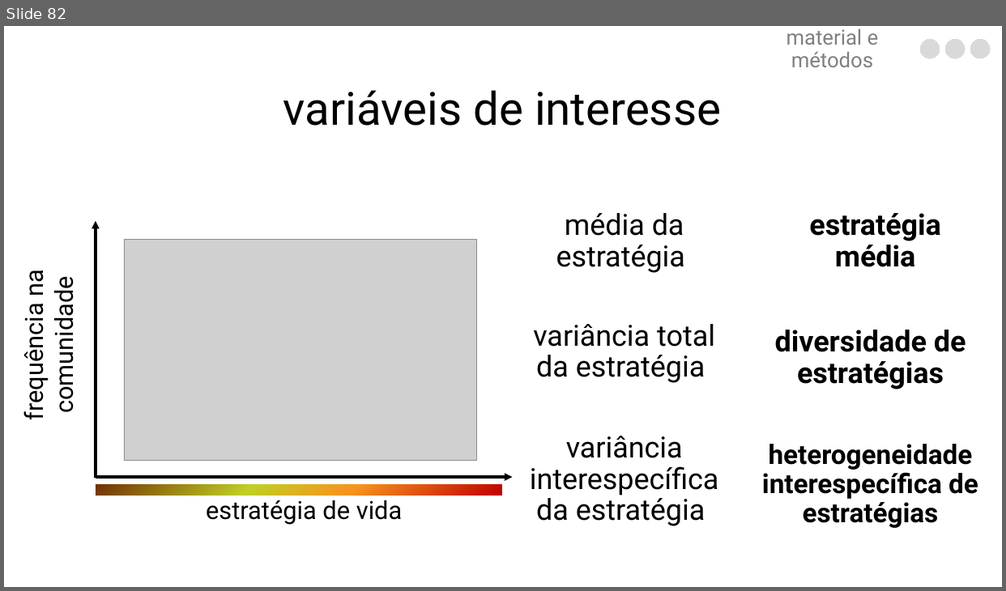
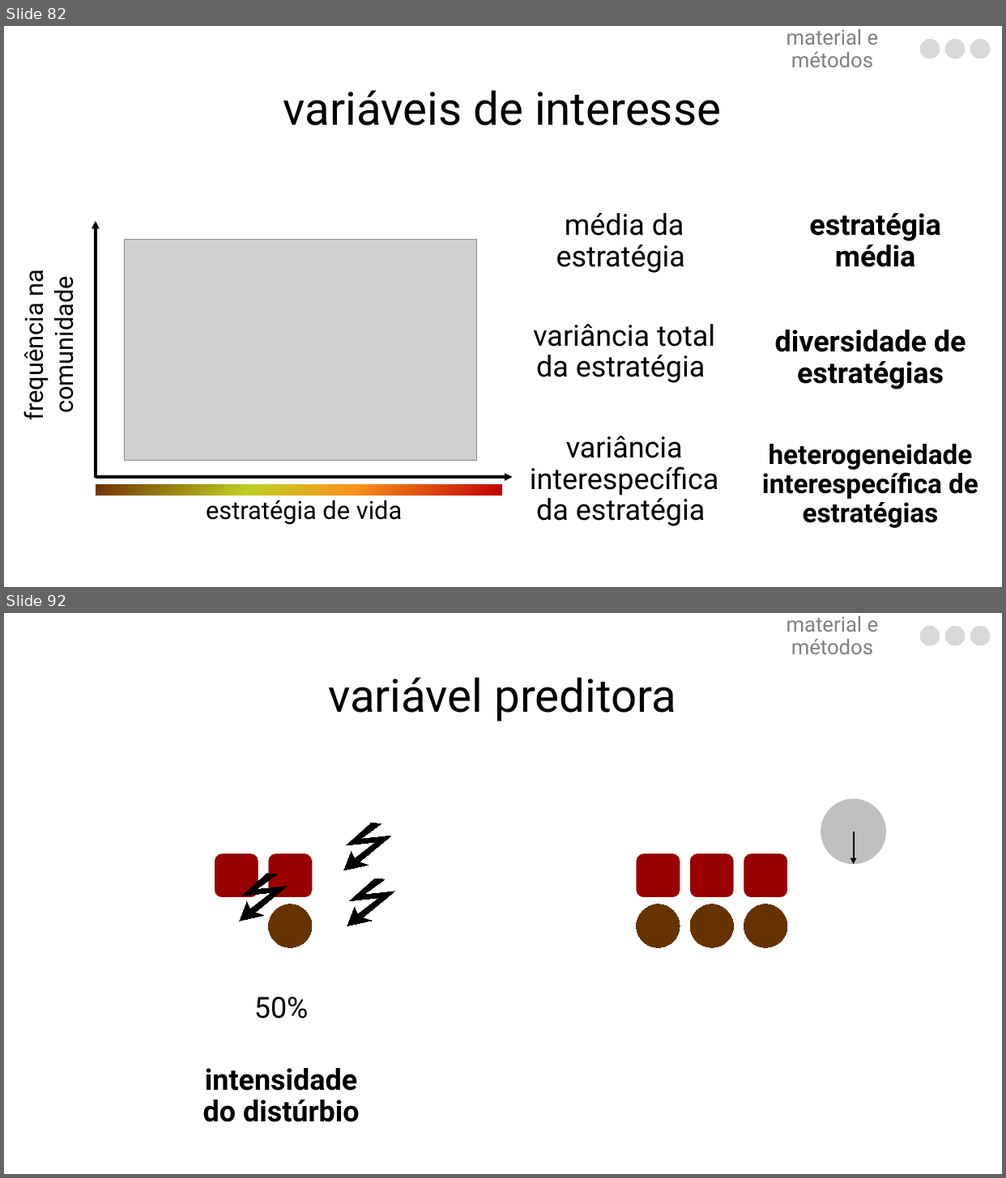
Before and after one commit to luisanovara/dissertacao, a slide deck: DEFESA.pptx. Shown one above the other, each under a label of ours: slide 82 before the commit, slides 82 and 92 after it; the slides between them are not shown. The pictures are 1006x591 and 1006x1178 pixels, drawn with LibreOffice and Linux fonts; fonts in the diff are those of the drawing; grey boxes stand for pictures. Boxes give left, top, right and bottom in pixels: in the first picture for what was removed or moved away, otherwise in the second. Text is boxed around its words. In the diff, an @@ line names an element or a change of style, - is before the commit and + after.

```diff
--- a/DEFESA.pptx
+++ b/DEFESA.pptx
@@ slide 92 added at (x1=4, y1=613, x2=1002, y2=1174), background #FFFFFF @@
@@ text added at (x1=786, y1=616, x2=879, y2=654), 20 pt, text #808080 @@
+material e métodos
@@ freeform shape added at (x1=920, y1=627, x2=940, y2=646), fill #D9D9D9, outline #D9D9D9 0 pt @@
@@ freeform shape added at (x1=946, y1=627, x2=965, y2=646), fill #D9D9D9, outline #D9D9D9 0 pt @@
@@ freeform shape added at (x1=970, y1=627, x2=990, y2=646), fill #D9D9D9, outline #D9D9D9 0 pt @@
@@ title added at (x1=328, y1=677, x2=676, y2=722), 44 pt, text #000000 @@
+variável preditora
@@ ellipse added at (x1=820, y1=798, x2=887, y2=864), fill #BFBFBF @@
@@ freeform shape added at (x1=344, y1=824, x2=391, y2=871), fill #000000, outline #000000 0 pt @@
@@ freeform shape added at (x1=215, y1=854, x2=258, y2=897), fill #990000, outline #990000 0 pt @@
@@ freeform shape added at (x1=268, y1=854, x2=312, y2=897), fill #990000, outline #990000 0 pt @@
@@ freeform shape added at (x1=637, y1=854, x2=680, y2=897), fill #990000, outline #990000 0 pt @@
@@ freeform shape added at (x1=691, y1=854, x2=734, y2=897), fill #990000, outline #990000 0 pt @@
@@ freeform shape added at (x1=744, y1=854, x2=788, y2=897), fill #990000, outline #990000 0 pt @@
@@ arrow added from (854, 832) to (854, 865), #000000 1.5 pt @@
@@ freeform shape added at (x1=240, y1=874, x2=287, y2=921), fill #000000, outline #000000 0 pt @@
@@ freeform shape added at (x1=347, y1=879, x2=394, y2=926), fill #000000, outline #000000 0 pt @@
@@ freeform shape added at (x1=268, y1=905, x2=312, y2=948), fill #663300, outline #663300 0 pt @@
@@ freeform shape added at (x1=637, y1=905, x2=680, y2=948), fill #663300, outline #663300 0 pt @@
@@ freeform shape added at (x1=691, y1=905, x2=734, y2=948), fill #663300, outline #663300 0 pt @@
@@ freeform shape added at (x1=744, y1=905, x2=788, y2=948), fill #663300, outline #663300 0 pt @@
@@ text added at (x1=254, y1=997, x2=309, y2=1019), 28 pt, text #000000 @@
+50%
@@ text added at (x1=203, y1=1068, x2=360, y2=1122), 28 pt, text #000000, bold @@
+intensidade do distúrbio
```
Also in this commit, not shown: 16 other slides added.
